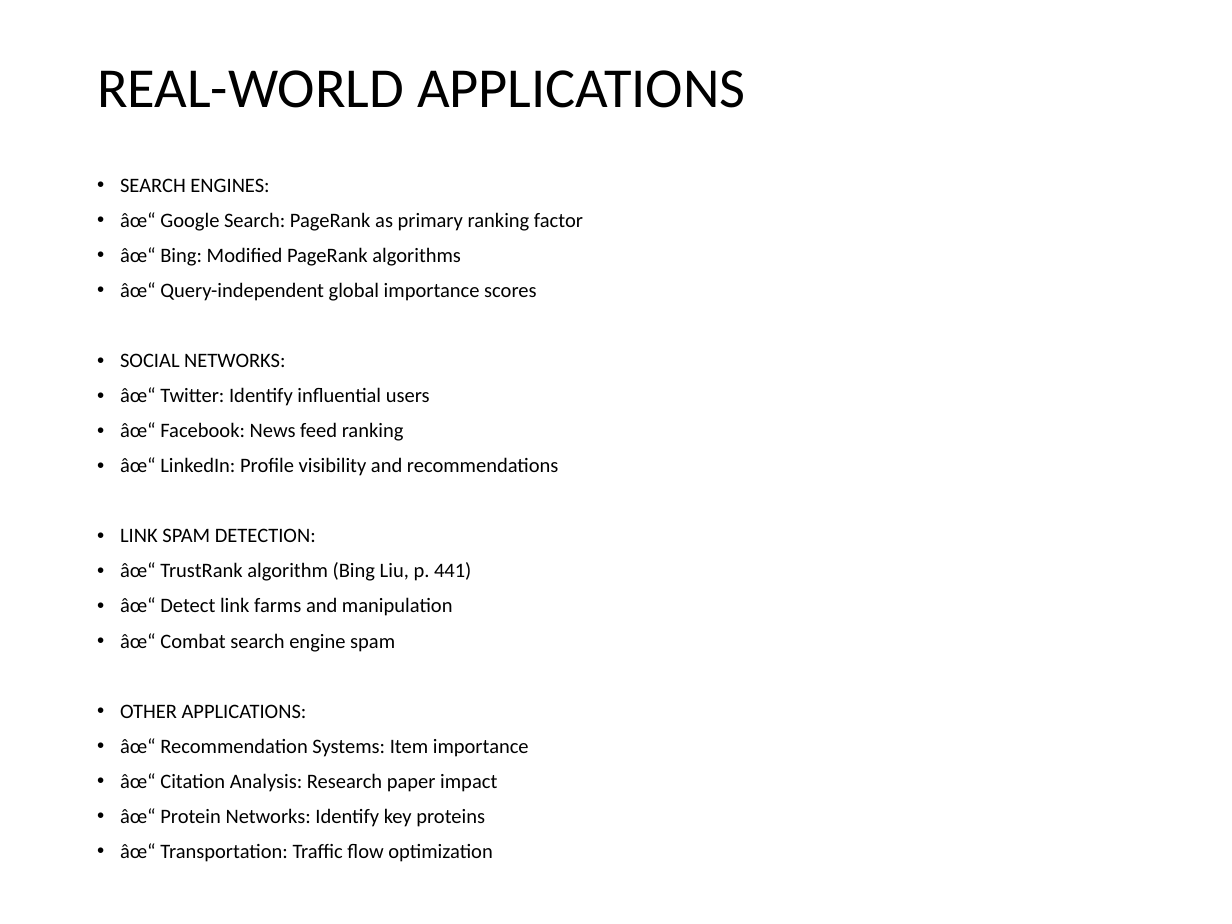
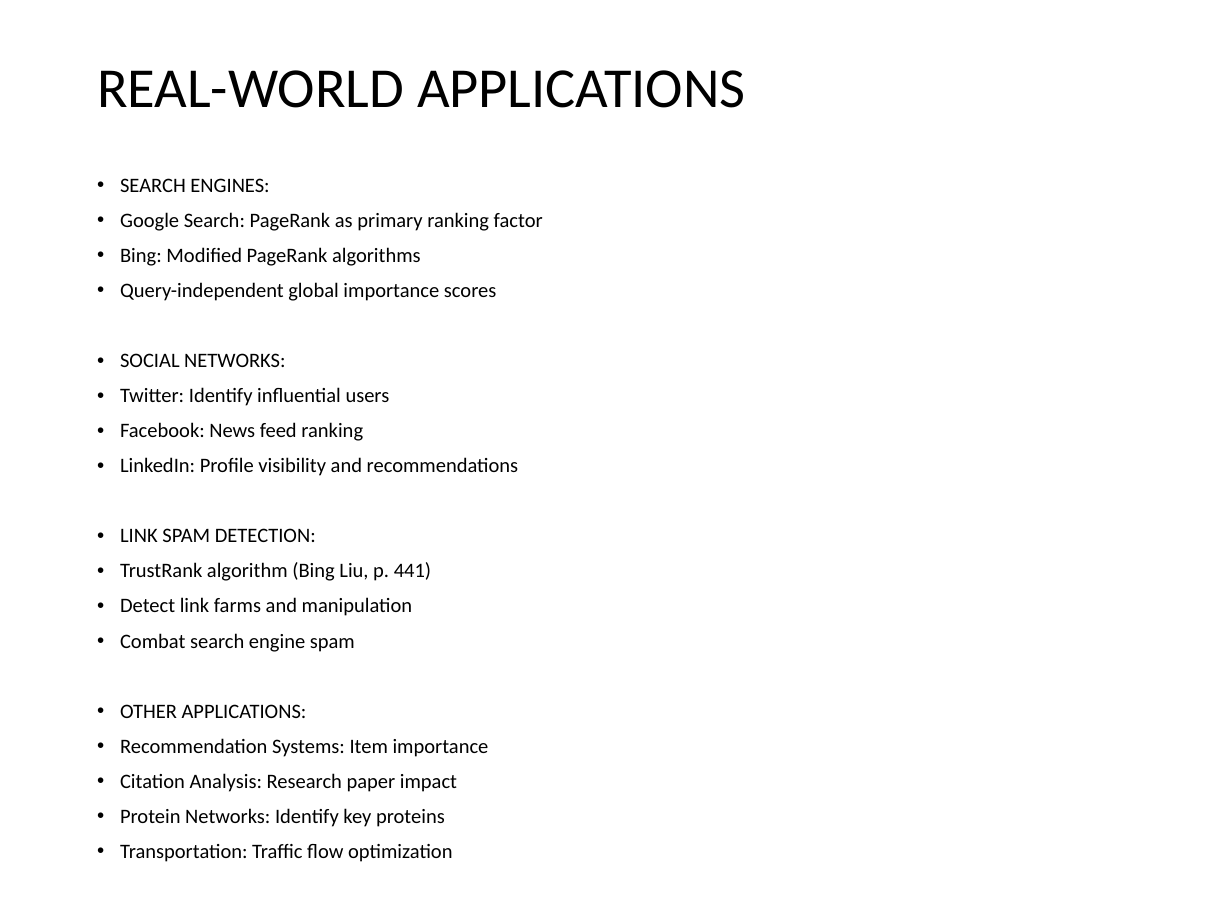
Before and after one commit to ShabanEjupi/TokerrGjiki, a slide deck: slide 10 of Professor_Projects/1_WebInfo_PageRank/PageRankPresentation.pptx. Drawn at 1232x924 pixels with LibreOffice and Linux fonts; fonts in the diff are those of the drawing. Boxes give left, top, right and bottom in pixels: in the first picture for what was removed or moved away, otherwise in the second. Text is boxed around its words. In the diff, an @@ line names an element or a change of style, - is before the commit and + after.

```diff
--- a/Professor_Projects/1_WebInfo_PageRank/PageRankPresentation.pptx
+++ b/Professor_Projects/1_WebInfo_PageRank/PageRankPresentation.pptx
@@ text at box(120, 212, 543, 301): text changed @@
-• âœ“ Google Search: PageRank as primary ranking factor
-• âœ“ Bing: Modified PageRank algorithms
-• âœ“ Query-independent global importance scores
+• Google Search: PageRank as primary ranking factor
+• Bing: Modified PageRank algorithms
+• Query-independent global importance scores
@@ text at box(120, 387, 519, 476): text changed @@
-• âœ“ Twitter: Identify influential users
-• âœ“ Facebook: News feed ranking
-• âœ“ LinkedIn: Profile visibility and recommendations
+• Twitter: Identify influential users
+• Facebook: News feed ranking
+• LinkedIn: Profile visibility and recommendations
@@ text at box(120, 562, 431, 652): text changed @@
-• âœ“ TrustRank algorithm (Bing Liu, p. 441)
-• âœ“ Detect link farms and manipulation
-• âœ“ Combat search engine spam
+• TrustRank algorithm (Bing Liu, p. 441)
+• Detect link farms and manipulation
+• Combat search engine spam
@@ text at box(120, 738, 489, 862): text changed @@
-• âœ“ Recommendation Systems: Item importance
-• âœ“ Citation Analysis: Research paper impact
-• âœ“ Protein Networks: Identify key proteins
-• âœ“ Transportation: Traffic flow optimization
+• Recommendation Systems: Item importance
+• Citation Analysis: Research paper impact
+• Protein Networks: Identify key proteins
+• Transportation: Traffic flow optimization
```
Also in this commit, not shown: 12 other slides changed, 58 other files.
